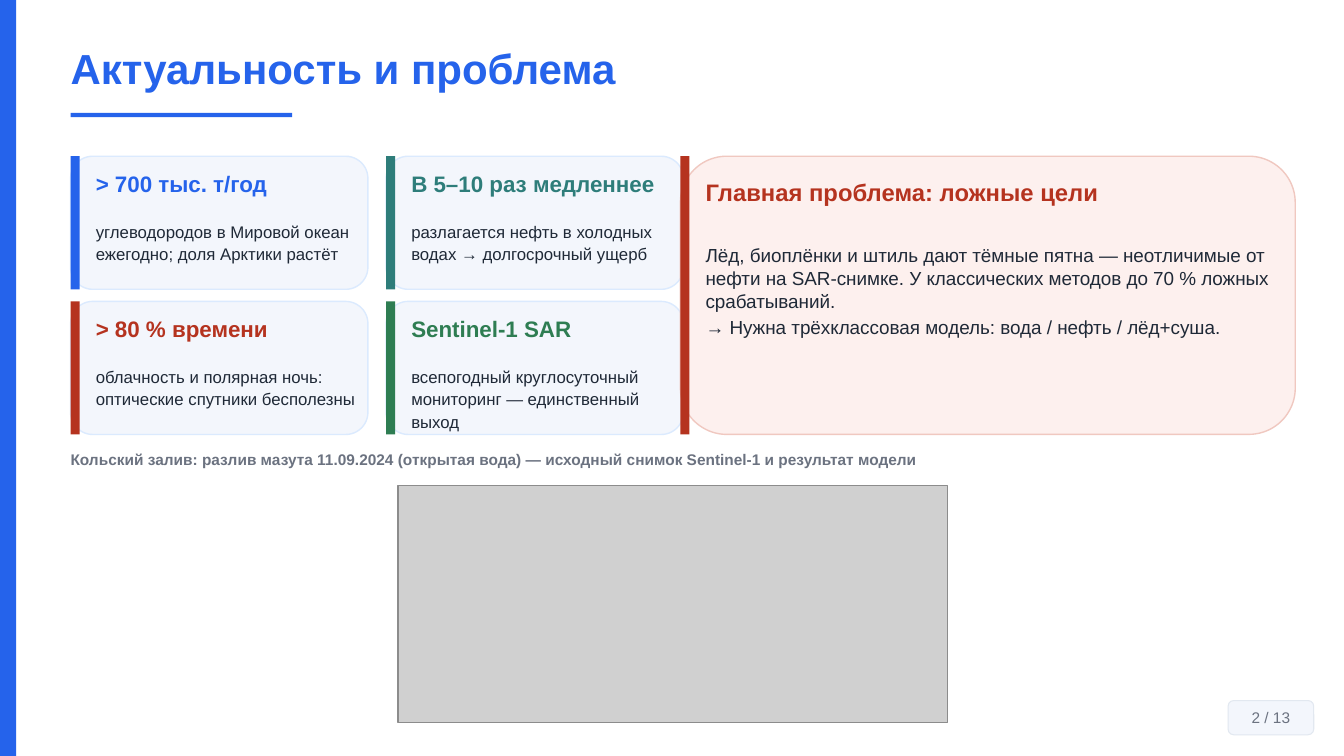
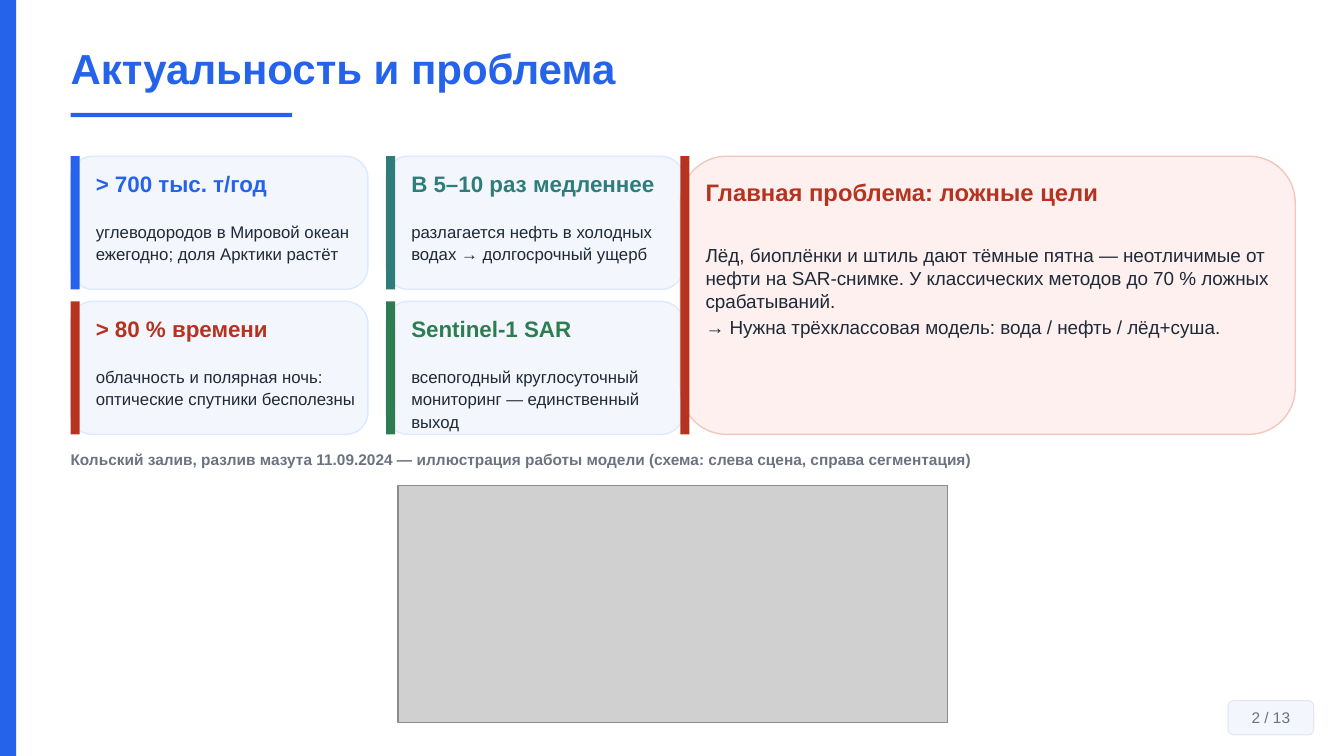
Before and after one commit to Confucius-hub/spbu_db_hw, a slide deck: slide 2 of thesis/vkr_final/Презентация_Финал_Байханов_2026.pptx. Drawn at 1344x756 pixels with LibreOffice and Linux fonts; fonts in the diff are those of the drawing; grey boxes stand for pictures. Boxes give left, top, right and bottom in pixels: in the first picture for what was removed or moved away, otherwise in the second. Text is boxed around its words. In the diff, an @@ line names an element or a change of style, - is before the commit and + after.

```diff
--- a/thesis/vkr_final/Презентация_Финал_Байханов_2026.pptx
+++ b/thesis/vkr_final/Презентация_Финал_Байханов_2026.pptx
@@ text at (71, 453, 971, 468): text changed @@
-Кольский залив: разлив мазута 11.09.2024 (открытая вода) — исходный снимок Sentinel-1 и результат модели
+Кольский залив, разлив мазута 11.09.2024 — иллюстрация работы модели (схема: слева сцена, справа сегментация)
```
Also in this commit, not shown: 1 other slide changed, 5 other files.
